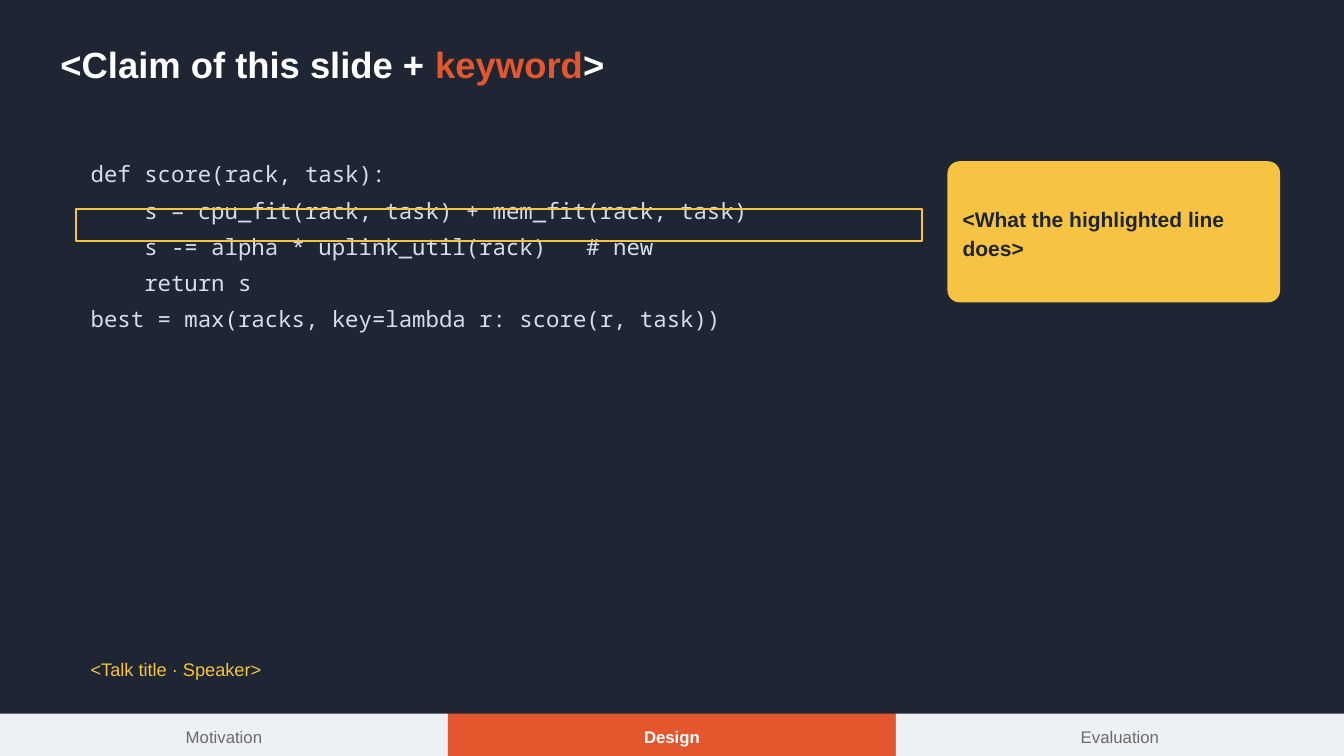
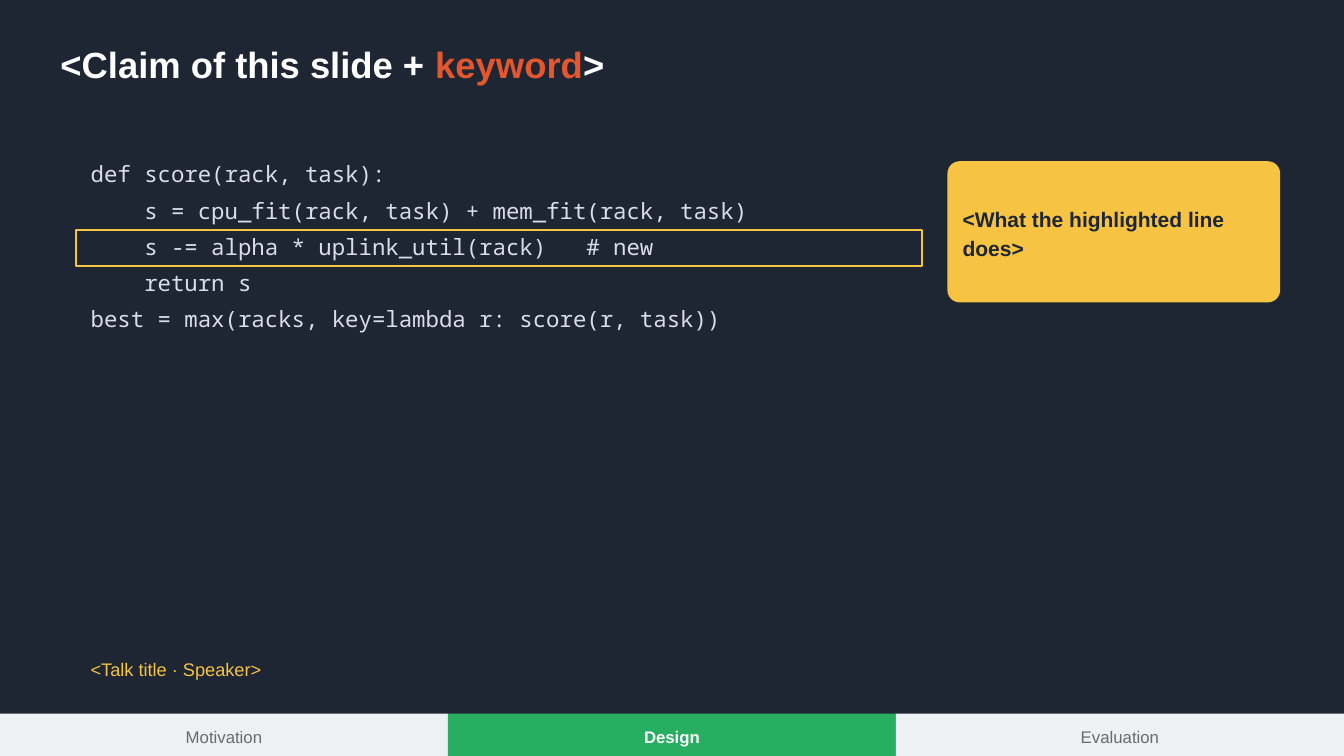
Before and after one commit to smallSheep123/paper-skills, a slide deck: slide 4 of paper-ppt/styles/systems-talk/template.pptx. Drawn at 1344x756 pixels with LibreOffice and Linux fonts; fonts in the diff are those of the drawing. Boxes give left, top, right and bottom in pixels: in the first picture for what was removed or moved away, otherwise in the second. Text is boxed around its words. In the diff, an @@ line names an element or a change of style, - is before the commit and + after.

```diff
--- a/paper-ppt/styles/systems-talk/template.pptx
+++ b/paper-ppt/styles/systems-talk/template.pptx
@@ rectangle: place and size @@
-rectangle at [76,209,923,241]
+rectangle at [76,230,923,266]
@@ rectangle at [448,714,895,756]: fill #E4572E to #27AE60 @@
```
Also in this commit, not shown: 5 other slides changed, 34 other files.
